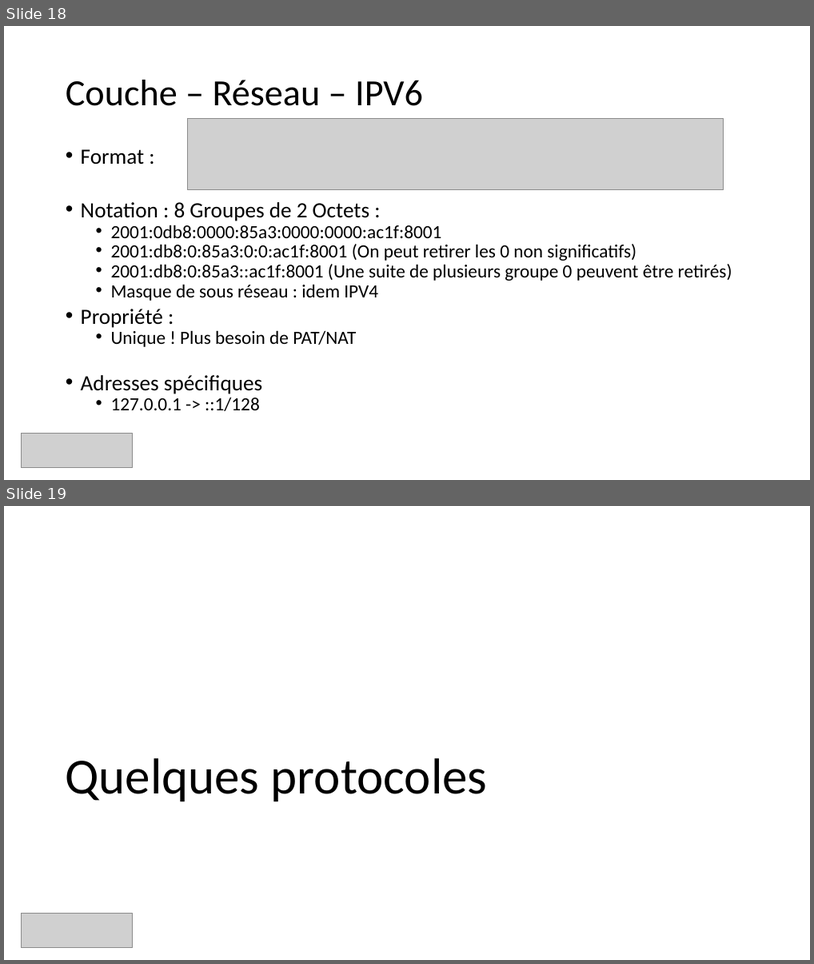
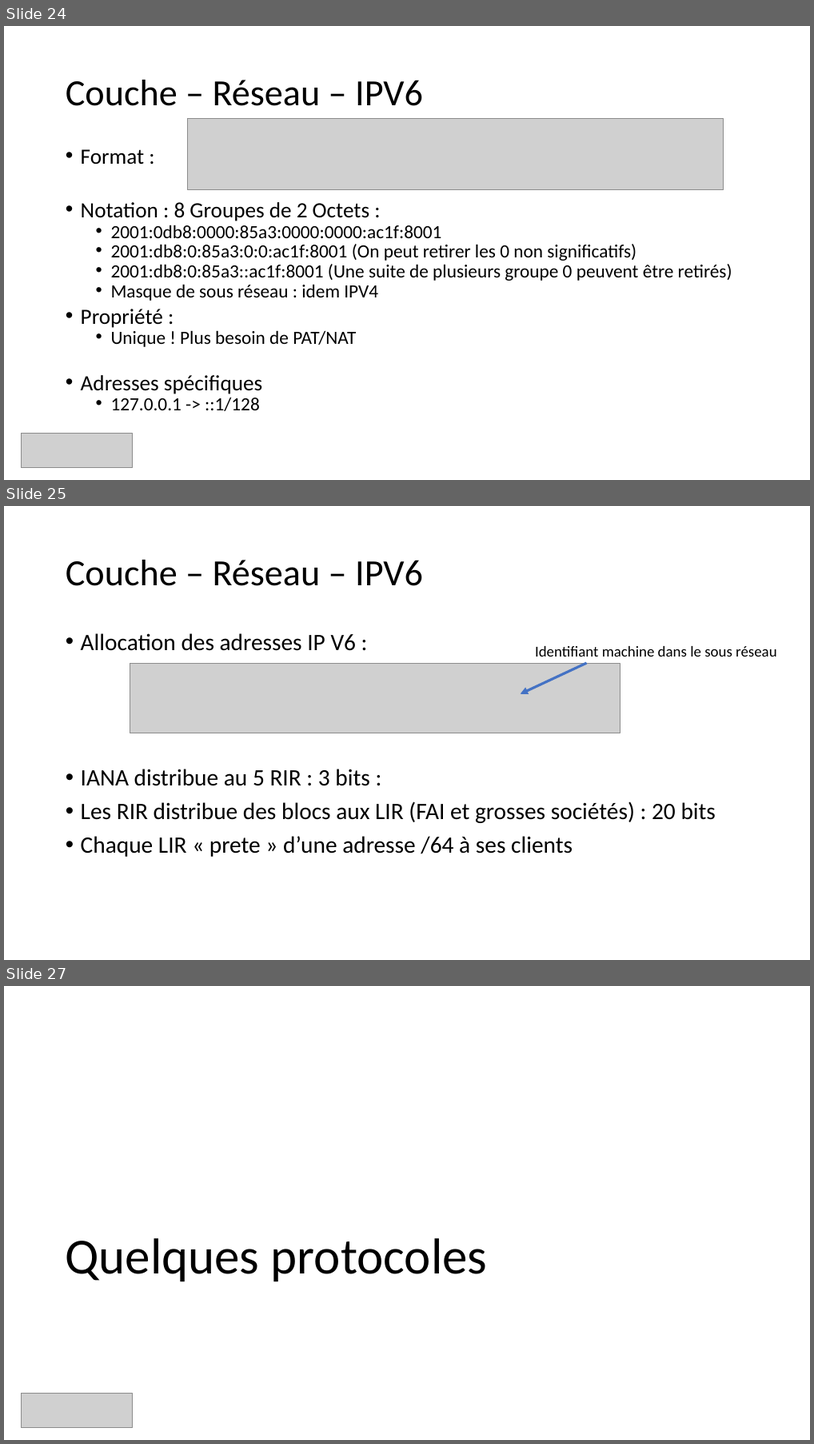
Before and after one commit to guillaume-rico/reseaux_informatiques, a slide deck: 01_CM/CM3 Réseaux Informatiques.pptx. Shown one above the other, each under a label of ours: slides 18 and 19 before the commit, slides 24, 25 and 27 after it; the slides between them are not shown. The pictures are 814x964 and 814x1444 pixels, drawn with LibreOffice and Linux fonts; fonts in the diff are those of the drawing; grey boxes stand for pictures. Boxes give left, top, right and bottom in pixels: in the first picture for what was removed or moved away, otherwise in the second. Text is boxed around its words. In the diff, an @@ line names an element or a change of style, - is before the commit and + after.

```diff
--- a/01_CM/CM3 Réseaux Informatiques.pptx
+++ b/01_CM/CM3 Réseaux Informatiques.pptx
@@ slide 25 added at [4,506,810,960], background #FFFFFF @@
@@ title added at [66,560,423,586], 44 pt, text #000000 @@
+Couche – Réseau – IPV6
@@ text added at [81,633,716,856], 28 pt, text #000000 @@
+• Allocation des adresses IP V6 :
+• IANA distribue au 5 RIR : 3 bits :
+• Les RIR distribue des blocs aux LIR (FAI et grosses sociétés) : 20 bits
+• Chaque LIR « prete » d’une adresse /64 à ses clients
@@ text added at [535,646,777,656], 18 pt, text #000000 @@
+Identifiant machine dans le sous réseau
@@ picture added at [130,663,621,733] @@
@@ arrow added from (587, 663) to (521, 693), #4472C4 3 pt @@
@@ what was slide 18 is now slide 24 @@
@@ what was slide 19 is now slide 27 @@
```
Also in this commit, not shown: 11 slides changed, 7 other slides added, 1 slide removed, 5 other files.
